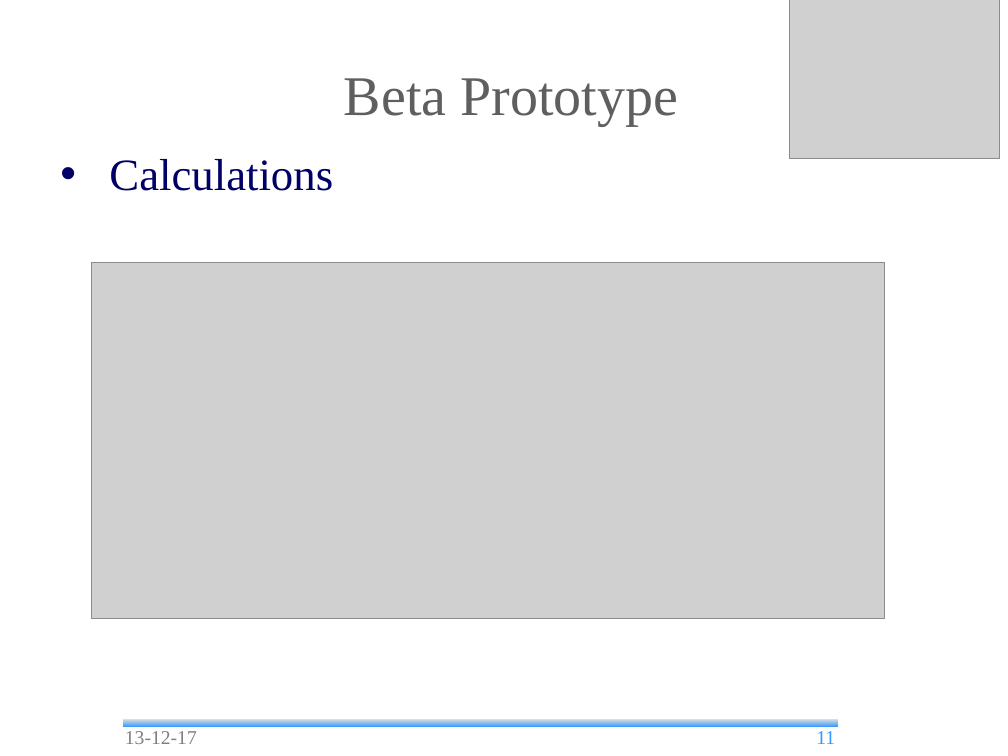
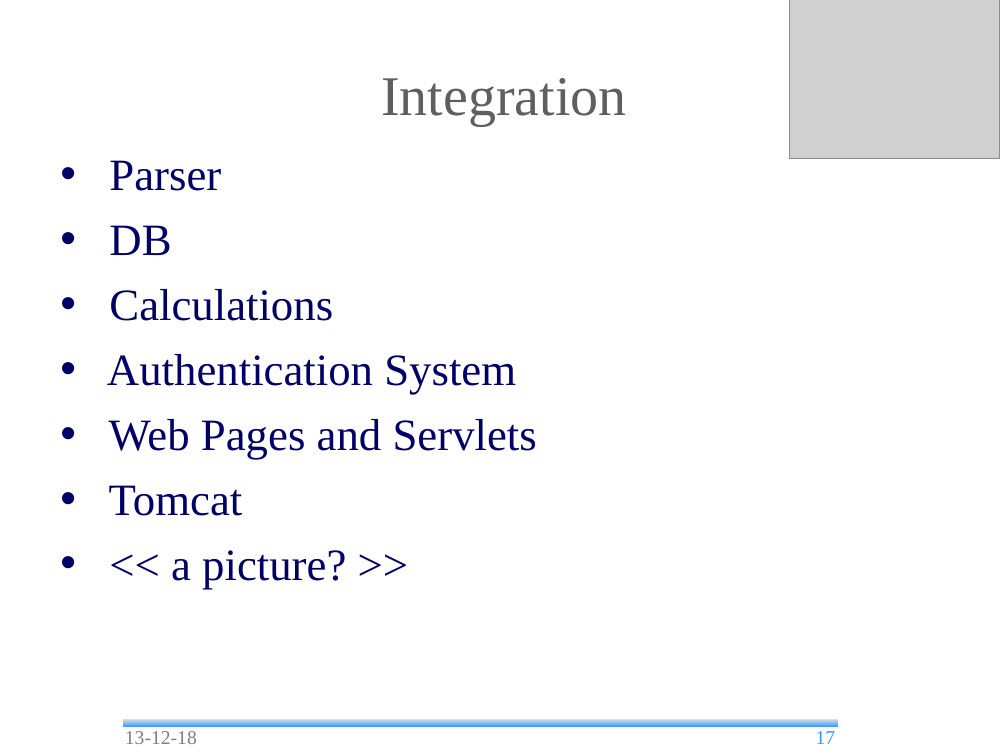
Before and after one commit to andrea-bottoli/DSD, a slide deck: slide 17 of Documentation/Presentations/Beta_Prototype.odp (slide 11 before the commit). Drawn at 1008x756 pixels with LibreOffice and Linux fonts; fonts in the diff are those of the drawing; grey boxes stand for pictures; background and template pictures are left out. Boxes give left, top, right and bottom in pixels: in the first picture for what was removed or moved away, otherwise in the second. Text is boxed around its words. In the diff, an @@ line names an element or a change of style, - is before the commit and + after.

Commit message:
Updated Presentation & Images

```diff
--- a/Documentation/Presentations/Beta_Prototype.odp
+++ b/Documentation/Presentations/Beta_Prototype.odp
@@ title at bbox=[381, 78, 626, 126]: text changed @@
-Beta Prototype
+Integration
@@ text at bbox=[109, 160, 221, 255]: paragraphs added @@
+• Parser
+• DB
@@ picture removed at bbox=[91, 263, 884, 619] @@
@@ text at bbox=[107, 354, 537, 589]: paragraphs added @@
+• Authentication System
+• Web Pages and Servlets
+• Tomcat
+• << a picture? >>
@@ text at bbox=[125, 731, 197, 744]: text changed @@
-13-12-17
+13-12-18
@@ page number at bbox=[816, 731, 836, 744]: text changed @@
-11
+17
```
Also in this commit, not shown: 14 other slides changed, 10 slides added, 5 slides removed, 8 other files.
